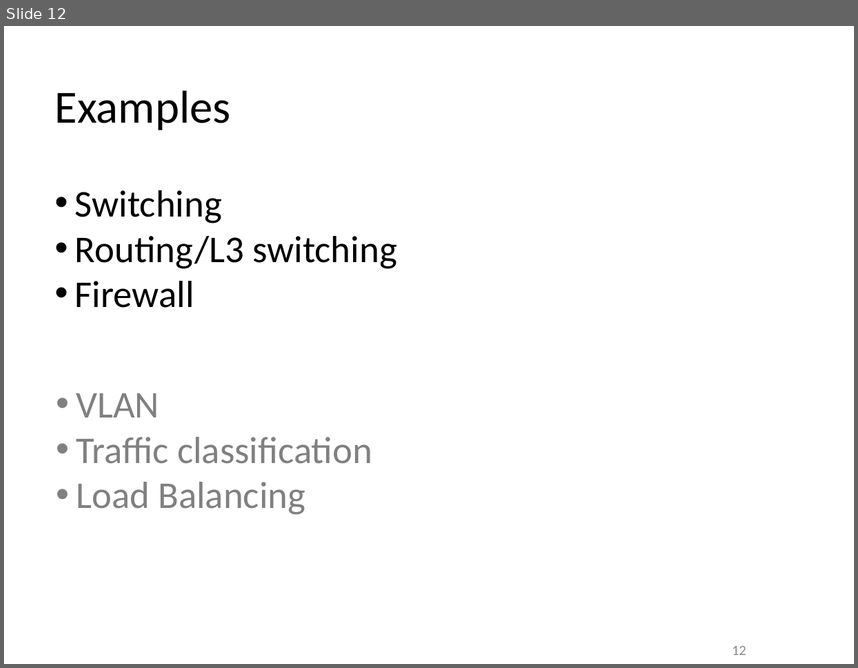
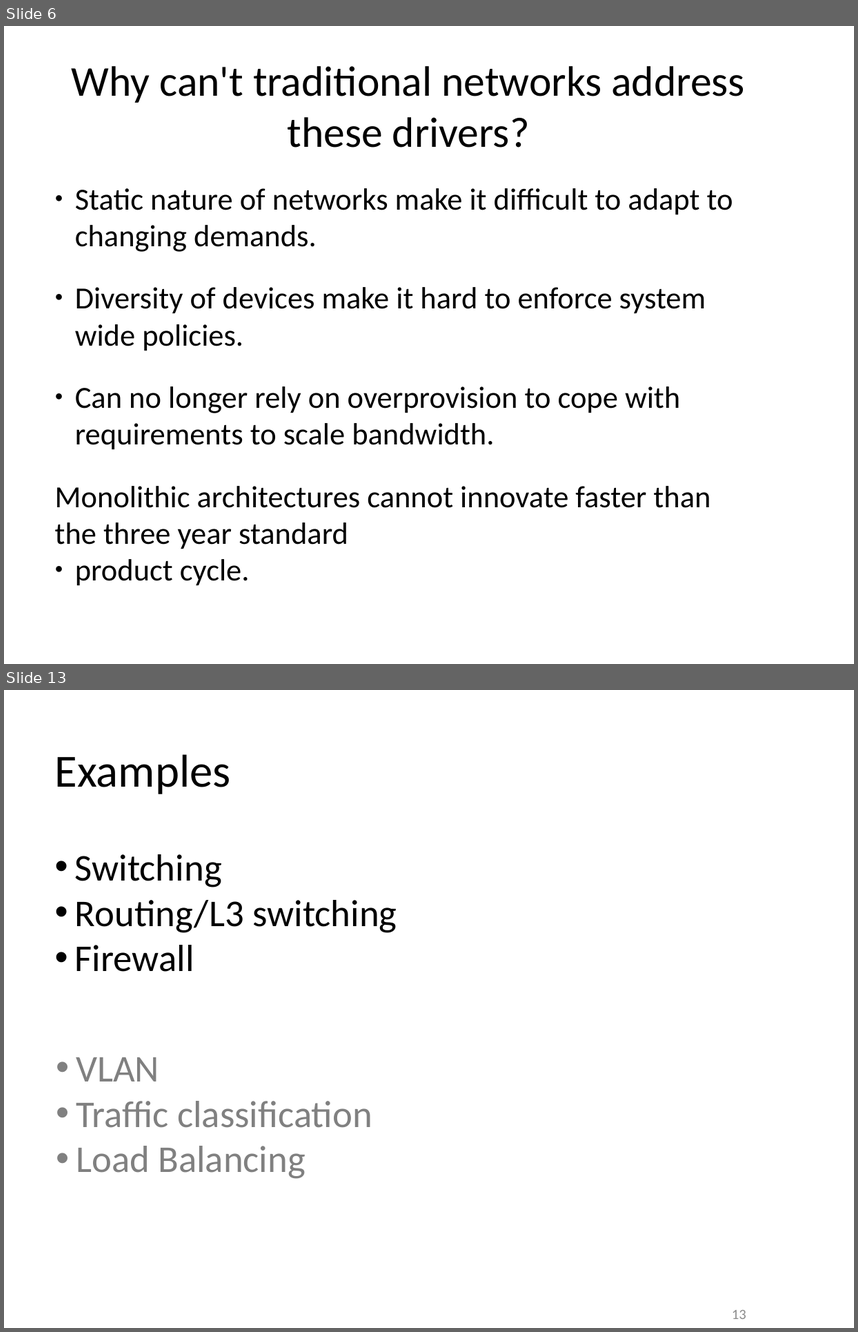
Before and after one commit to gwacter-zz/sdn-workshop, a slide deck: presentations/SDN-Introduction.pptx. Shown one above the other, each under a label of ours: slide 12 before the commit, slides 6 and 13 after it; the slides between them are not shown. The pictures are 858x668 and 858x1332 pixels, drawn with LibreOffice and Linux fonts; fonts in the diff are those of the drawing; background and template pictures are left out. Boxes give left, top, right and bottom in pixels: in the first picture for what was removed or moved away, otherwise in the second. Text is boxed around its words. In the diff, an @@ line names an element or a change of style, - is before the commit and + after.

```diff
--- a/presentations/SDN-Introduction.pptx
+++ b/presentations/SDN-Introduction.pptx
@@ slide 6 added at [4,26,854,664], background #FFFFFF @@
@@ text added at [72,66,745,147], 36 pt, text #000000 @@
+Why can't traditional networks address these drivers?
@@ text added at [55,188,733,549], 26 pt, text #000000 @@
+● Static nature of networks make it difficult to adapt to changing demands.
+● Diversity of devices make it hard to enforce system wide policies.
+● Can no longer rely on overprovision to cope with requirements to scale bandwidth.
+● Monolithic architectures cannot innovate faster than the three year standard
+  product cycle.
@@ what was slide 12 is now slide 13 @@
@@ page number at [732,1310,746,1319]: text changed @@
-12
+13
```
Also in this commit, not shown: 7 slides changed, 16 other slides added, 5 slides removed, 5 other files.
